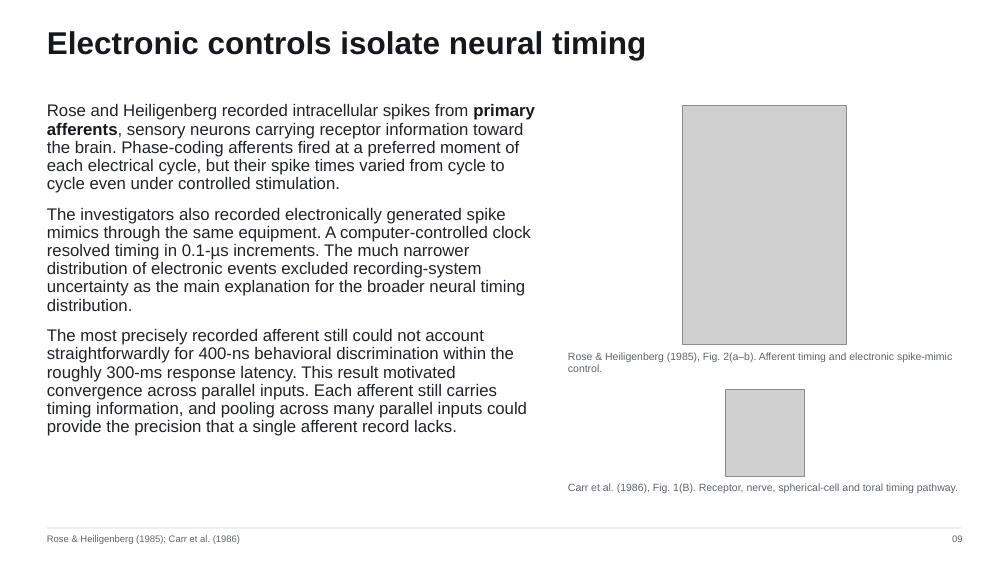
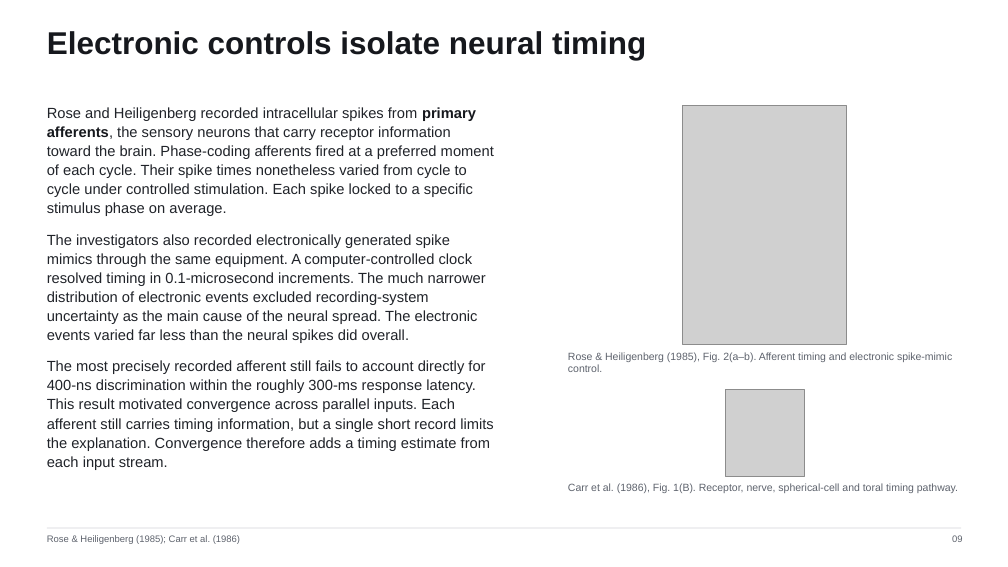
Before and after one commit to jordanxxlopez/NEUROETHOLOGY, a slide deck: slide 11 of scaffolded/Neuroethology_Lecture22_FA2026_SCAFFOLDED.pptx (slide 12 before the commit). Drawn at 1008x567 pixels with LibreOffice and Linux fonts; fonts in the diff are those of the drawing; grey boxes stand for pictures. Boxes give left, top, right and bottom in pixels: in the first picture for what was removed or moved away, otherwise in the second. Text is boxed around its words. In the diff, an @@ line names an element or a change of style, - is before the commit and + after.

```diff
--- a/scaffolded/Neuroethology_Lecture22_FA2026_SCAFFOLDED.pptx
+++ b/scaffolded/Neuroethology_Lecture22_FA2026_SCAFFOLDED.pptx
@@ text at (x1=47, y1=107, x2=494, y2=470): text changed; size 16 to 14 pt @@
-Rose and Heiligenberg recorded intracellular spikes from primary afferents, sensory neurons carrying receptor information toward the brain. Phase-coding afferents fired at a preferred moment of each electrical cycle, but their spike times varied from cycle to cycle even under controlled stimulation.
-The investigators also recorded electronically generated spike mimics through the same equipment. A computer-controlled clock resolved timing in 0.1-µs increments. The much narrower distribution of electronic events excluded recording-system uncertainty as the main explanation for the broader neural timing distribution.
-The most precisely recorded afferent still could not account straightforwardly for 400-ns behavioral discrimination within the roughly 300-ms response latency. This result motivated convergence across parallel inputs. Each afferent still carries timing information, and pooling across many parallel inputs could provide the precision that a single afferent record lacks.
+Rose and Heiligenberg recorded intracellular spikes from primary afferents, the sensory neurons that carry receptor information toward the brain. Phase-coding afferents fired at a preferred moment of each cycle. Their spike times nonetheless varied from cycle to cycle under controlled stimulation. Each spike locked to a specific stimulus phase on average.
+The investigators also recorded electronically generated spike mimics through the same equipment. A computer-controlled clock resolved timing in 0.1-microsecond increments. The much narrower distribution of electronic events excluded recording-system uncertainty as the main cause of the neural spread. The electronic events varied far less than the neural spikes did overall.
+The most precisely recorded afferent still fails to account directly for 400-ns discrimination within the roughly 300-ms response latency. This result motivated convergence across parallel inputs. Each afferent still carries timing information, but a single short record limits the explanation. Convergence therefore adds a timing estimate from each input stream.
```
Also in this commit, not shown: 53 other slides changed, 5 slides added, 5 slides removed, 3 other files.
